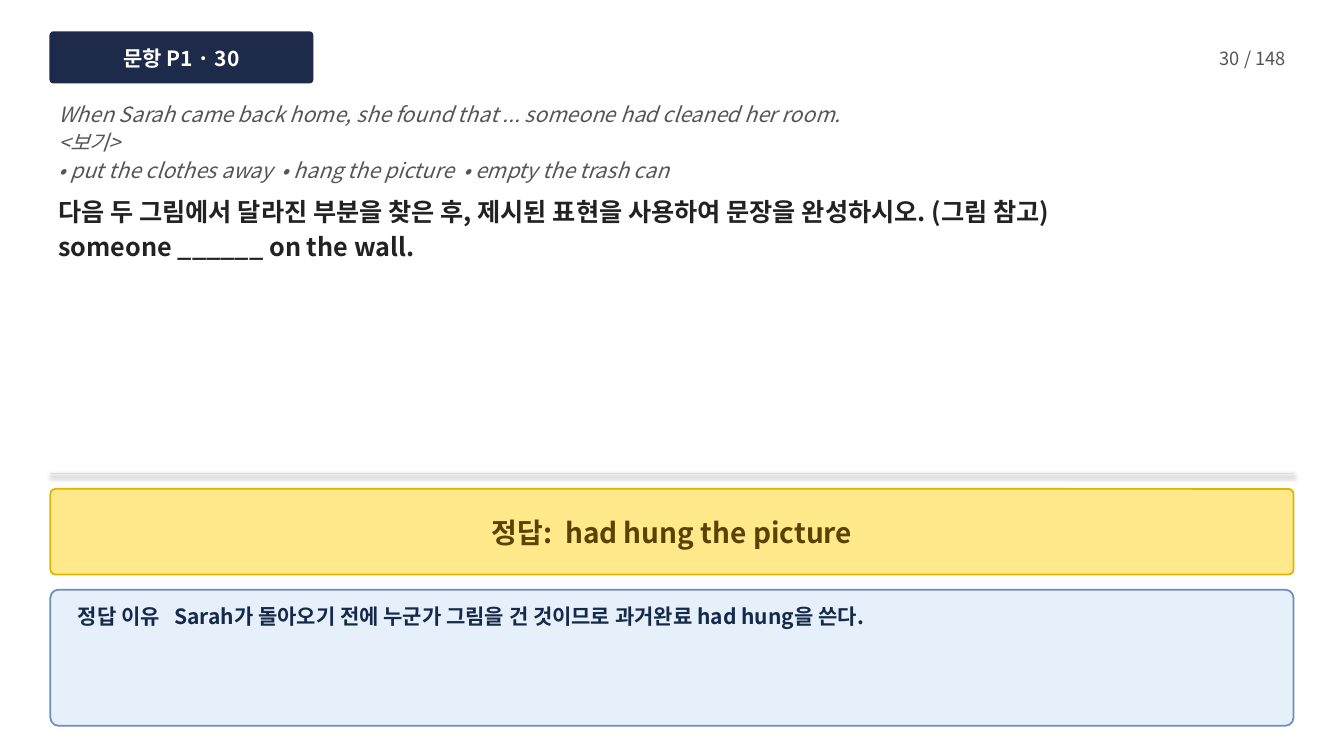
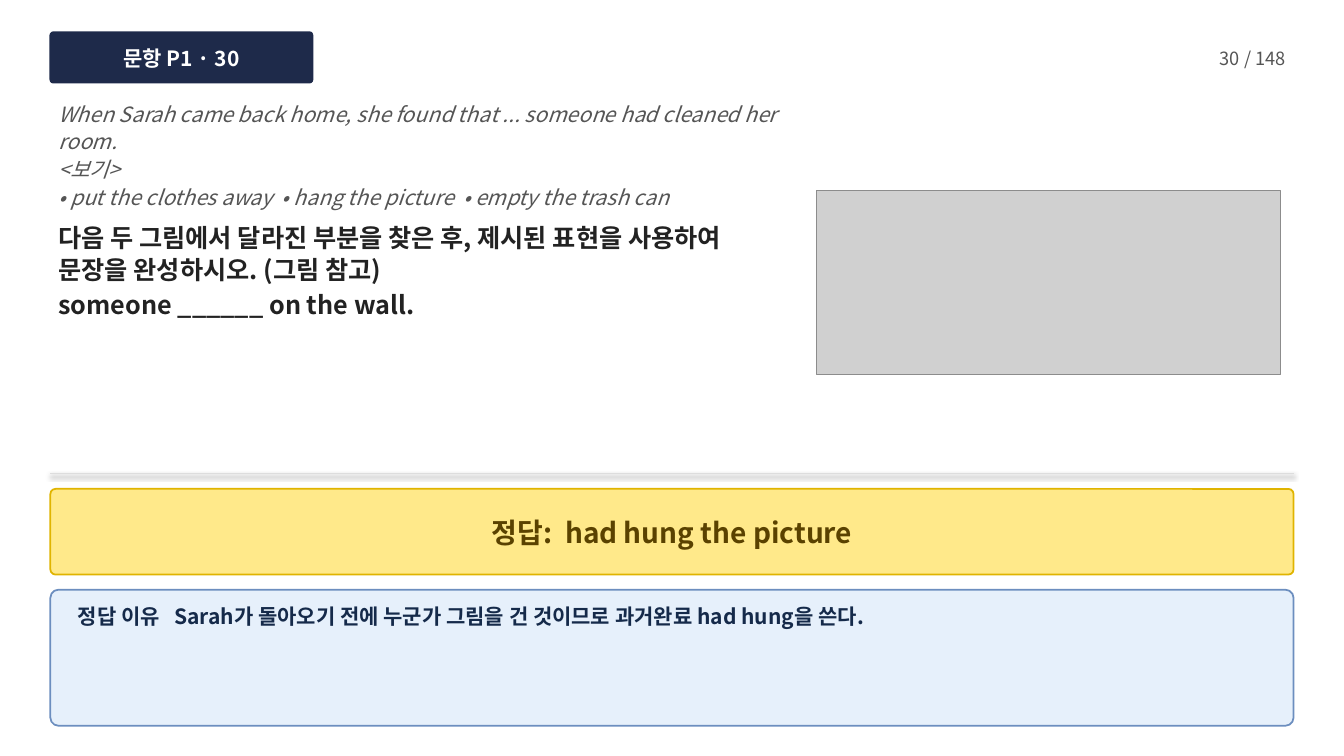
Before and after one commit to dtpman/dtpman, a slide deck: slide 31 of L6_Grammar_BuildUp.pptx. Drawn at 1344x756 pixels with LibreOffice and Linux fonts; fonts in the diff are those of the drawing; grey boxes stand for pictures. Boxes give left, top, right and bottom in pixels: in the first picture for what was removed or moved away, otherwise in the second. Text is boxed around its words. In the diff, an @@ line names an element or a change of style, - is before the commit and + after.

```diff
--- a/L6_Grammar_BuildUp.pptx
+++ b/L6_Grammar_BuildUp.pptx
@@ text "When Sarah came back home, ..." rewrapped from (58,105,1049,257) to (58,105,777,315) @@
@@ picture added at (817,191,1280,374) @@
```
Also in this commit, not shown: 13 other slides changed.
